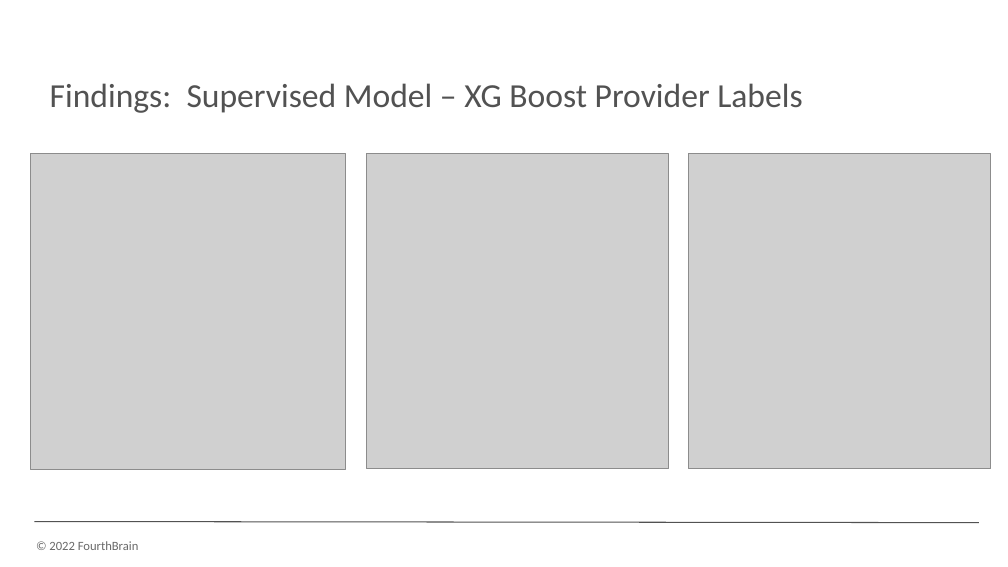
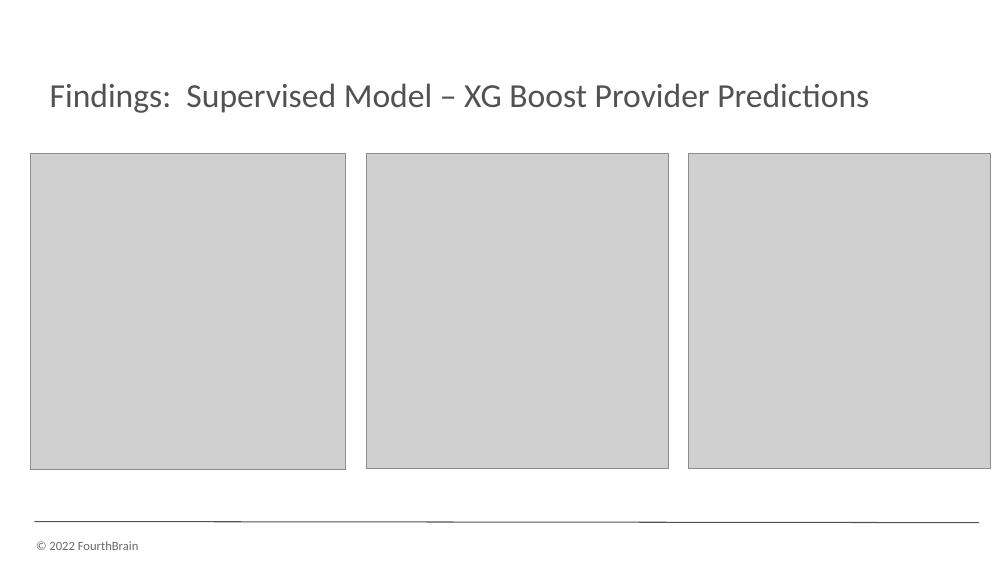
Before and after one commit to monika0603/MLE10-Capstone-Project, a slide deck: slide 17 of docs/presentation/CapstonePreso_HealthcareAnomaly.pptx (slide 13 before the commit). Drawn at 1008x567 pixels with LibreOffice and Linux fonts; fonts in the diff are those of the drawing; grey boxes stand for pictures; background and template pictures are left out. Boxes give left, top, right and bottom in pixels: in the first picture for what was removed or moved away, otherwise in the second. Text is boxed around its words. In the diff, an @@ line names an element or a change of style, - is before the commit and + after.

```diff
--- a/docs/presentation/CapstonePreso_HealthcareAnomaly.pptx
+++ b/docs/presentation/CapstonePreso_HealthcareAnomaly.pptx
@@ text at <box>50,83,869,113</box>: text changed @@
-    Findings: Supervised Model – XG Boost Provider Labels
+    Findings: Supervised Model – XG Boost Provider Predictions
```
Also in this commit, not shown: 11 other slides changed, 3 slides added.
